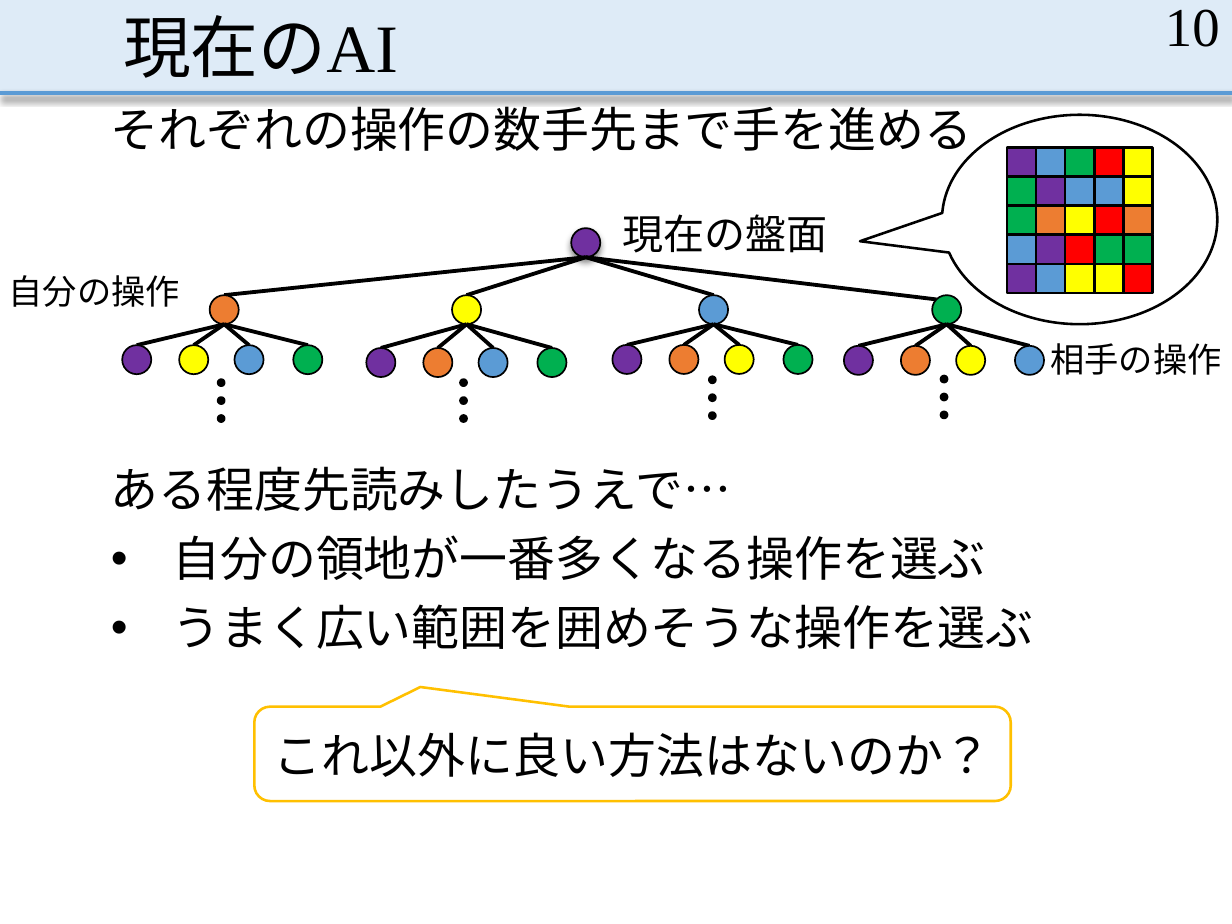
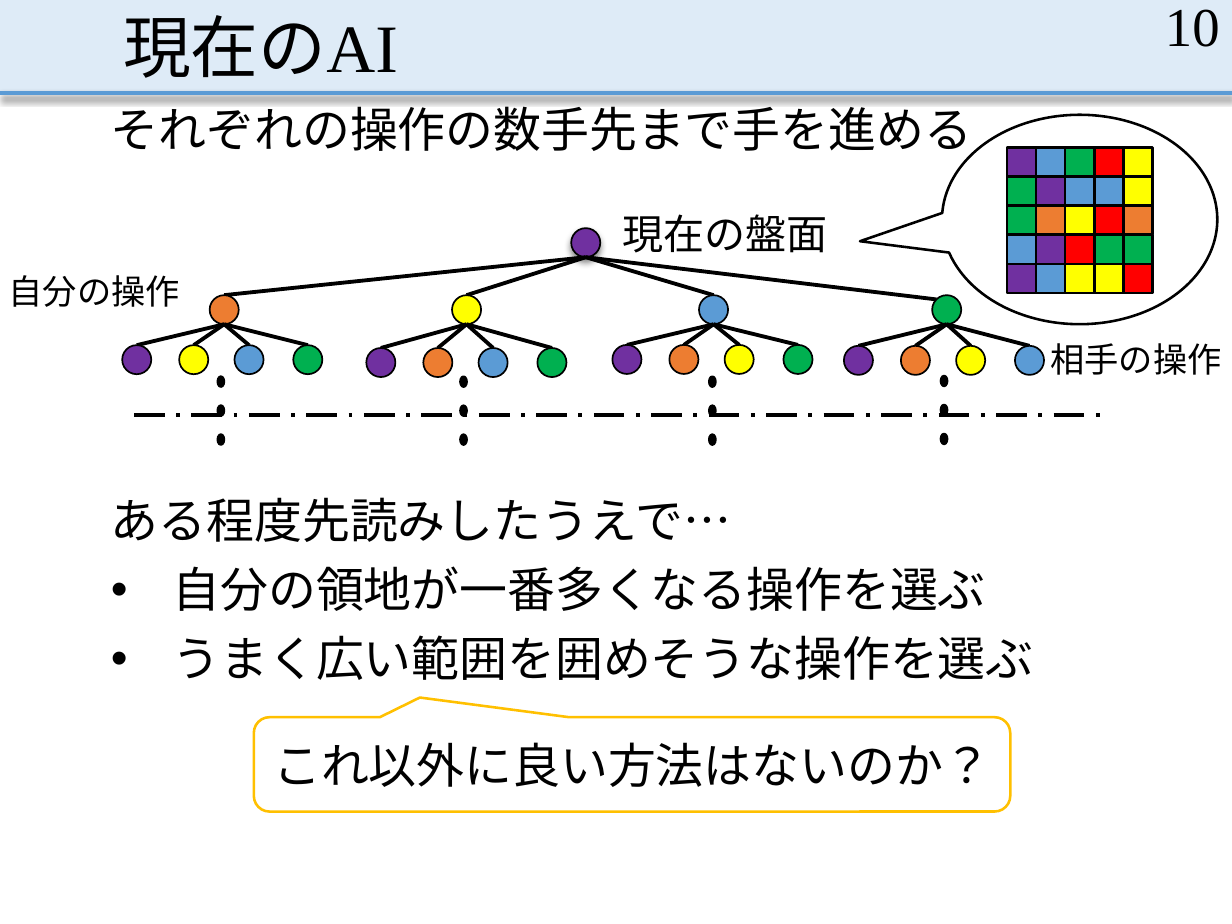
Before and after one commit to MasayaOda/SR, a slide deck: slide 10 of 中間発表.pptx. Drawn at 1232x924 pixels with LibreOffice and Linux fonts; fonts in the diff are those of the drawing. Boxes give left, top, right and bottom in pixels: in the first picture for what was removed or moved away, otherwise in the second. Text is boxed around its words. In the diff, an @@ line names an element or a change of style, - is before the commit and + after.

Commit message:
tex少し直した，ppt先生に見てもらって直した

```diff
--- a/中間発表.pptx
+++ b/中間発表.pptx
@@ ellipse: place and size @@
-ellipse at [710, 377, 716, 383]
+ellipse at [710, 377, 716, 387]
@@ ellipse: place and size @@
-ellipse at [941, 376, 947, 382]
+ellipse at [941, 376, 947, 386]
@@ line added from (134, 415) to (1104, 415), #000000 2.25 pt dashed @@
@@ ellipse: place and size @@
-ellipse at [218, 398, 224, 404]
+ellipse at [218, 405, 224, 415]
@@ ellipse: place and size @@
-ellipse at [461, 398, 467, 404]
+ellipse at [461, 405, 467, 415]
@@ ellipse: place and size @@
-ellipse at [710, 394, 716, 400]
+ellipse at [710, 405, 716, 415]
@@ ellipse: place and size @@
-ellipse at [941, 394, 947, 400]
+ellipse at [941, 405, 947, 415]
@@ ellipse: place and size @@
-ellipse at [218, 415, 224, 421]
+ellipse at [218, 435, 224, 445]
@@ ellipse: place and size @@
-ellipse at [461, 415, 467, 421]
+ellipse at [461, 435, 467, 445]
@@ ellipse: place and size @@
-ellipse at [710, 413, 716, 419]
+ellipse at [710, 435, 716, 445]
@@ ellipse: place and size @@
-ellipse at [941, 411, 947, 418]
+ellipse at [941, 434, 947, 444]
@@ text "ある程度先読みしたうえで…": place and size @@
-text "ある程度先読みしたうえで…" at [111, 466, 1033, 649]
+text "ある程度先読みしたうえで…" at [111, 497, 1033, 680]
@@ rounded speech box "これ以外に良い方法はないのか？": place and size @@
-rounded speech box "これ以外に良い方法はないのか？" at [254, 707, 1010, 802]
+rounded speech box "これ以外に良い方法はないのか？" at [254, 717, 1010, 812]
```
Also in this commit, not shown: 11 other slides changed, 1 slide added, 1 slide removed, 5 other files.
